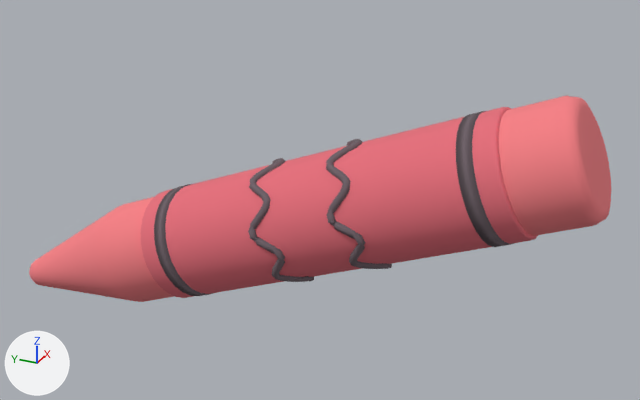
Two versions of the OBJ model assets/meshes/TraceRaceCrayon.obj, one commit apart.
The view is the same before and after, from a 50 mm camera at (-14.86, -7.84, 11.15) aimed at (0.56, -0.91, 3.44). Arrows for +X, +Y and +Z are at lower left; the lights stay in place. The older version comes first. Where no turn or scale is listed for an object, it has been applied to the vertices.

Objects in the first picture: 'Bands', 'Wax', 'Wrapper'.
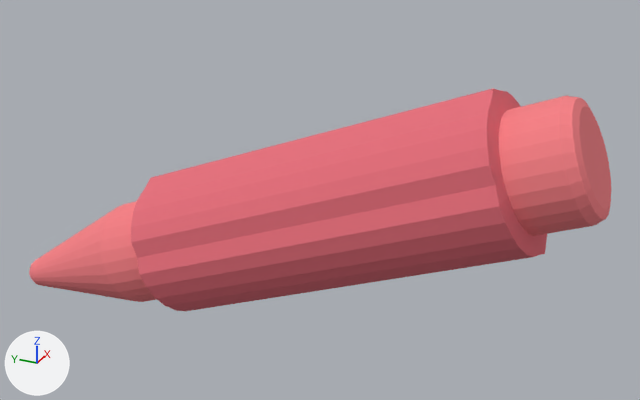
The change, as a list of edits to the scene's bpy script:
```text
Change me_bands:
    where me_bands.from_pydata(...)  # 992 vertices, 1952 faces; spans x -1.31..1.31, y -5.18..2.42, z 0.99..5.98
    used by ob_bands; location = (0.0, 0.0, 0.0)
    me_bands part 1: all faces are now shaded flat (1952 of 1952 changed)
Change me_wrapper:
    used by ob_wrapper; location = (0.0, 0.0, 0.0)
    remove me_wrapper.from_pydata(...)  # 114 vertices, 224 faces; spans x -1.22..1.22, y -5.57..2.81, z 0.86..6.11
    add me_wrapper.from_pydata(...)  # 114 vertices, 224 faces; spans x -1.52..1.62, y -5.69..2.92, z 0.49..6.48
    me_wrapper part 2: 56 of 114 vertices moved; they spanned x -1.22..1.22, y -5.54..2.78, z 0.86..6.11 and now span x -1.52..1.62, y -5.69..2.92, z 0.49..6.48; mean shift (0.01, 0.0, 0.0); largest move (1.22, 2.32, 1.99) -> (1.62, 2.32, 1.99)
    me_wrapper part 3: all faces are now shaded flat (224 of 224 changed)
```

Pixel boxes [x1, y1, x2, y2] of what changed, in the pictures (640 x 400 px; the box of a moved part takes in the faces that stretch with it):
'Wrapper', reshaped (17% taller)
    before: [141, 107, 538, 298]
    after: [131, 88, 547, 311]
part 1 of me_bands, shading changed
    before: [154, 111, 514, 296]
part 2 of me_wrapper, moved or reshaped
    before: [141, 107, 538, 298]
    after: [131, 88, 547, 311]
part 3 of me_wrapper, shading changed
    before: [141, 107, 538, 298]
    after: [131, 88, 547, 311]
